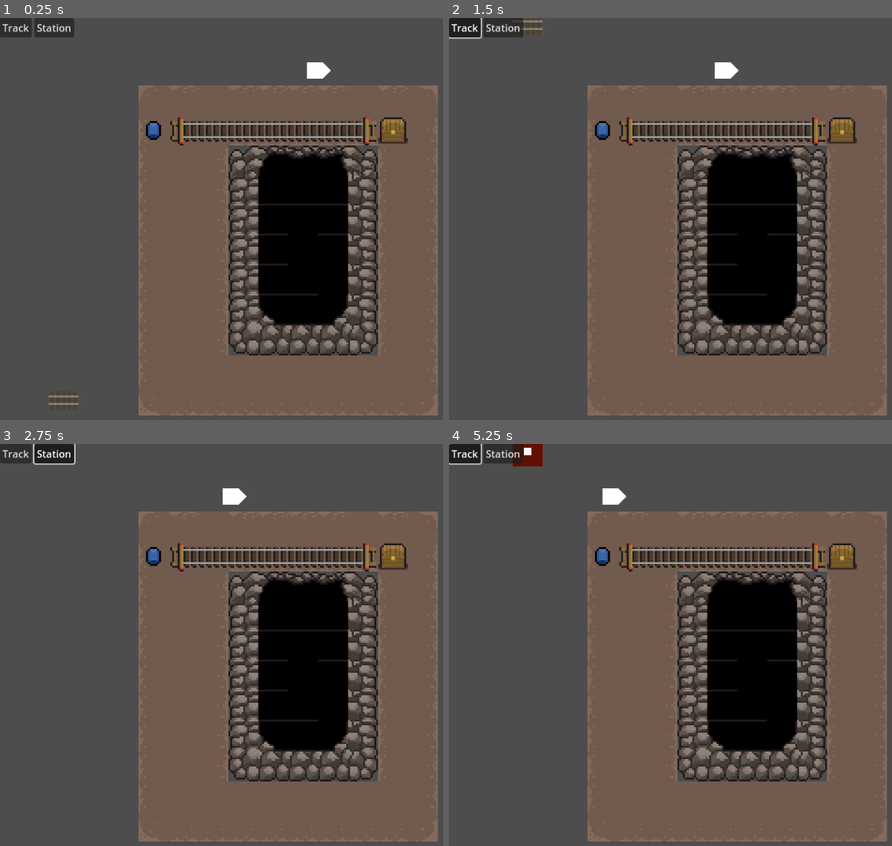
Above: before the commit, frames 1-4 (two rows, left to right).
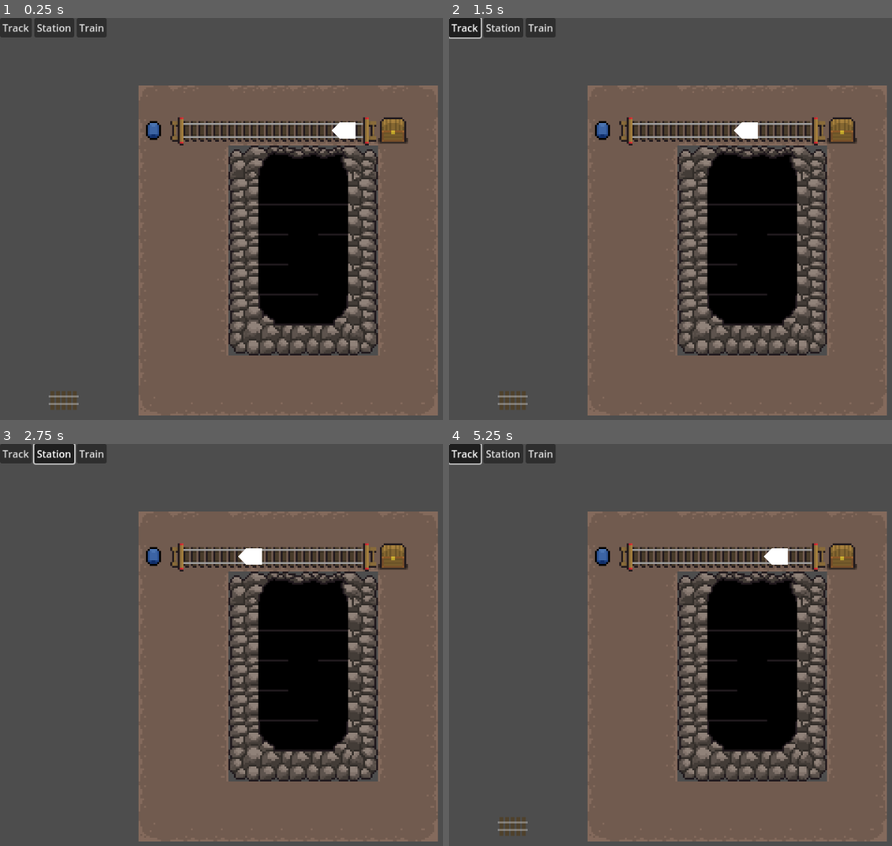
Above: after the commit, the same moments.

Repository: Godsmith/trainfinity3
Game: Godot game, scene res://scenes/game.tscn
Two runs of this game, one before a commit and one after it. Both use one fixed random seed, a clock stepped at 60 frames per second and the inputs below.
Inputs (mouse positions are in pixels of both pictures, inside the frame that each line leads up to):
- Up to frame 1 (0.25 s): no input
- Up to frame 2 (1.5 s): click (542, 26) at 0.5 s, where only the run after the commit has a clickable "Train"; click "Track" at 1.25 s
- Up to frame 3 (2.75 s): click "Station" at 2 s
- Up to frame 4 (5.25 s): click "Track" at 2.75 s; click "Station" at 3.5 s; click (542, 452) at 4.25 s, where only the run after the commit has a clickable "Train"; click "Track" at 5 s

The runs differ from the first frame. In frame 1, 0.7% of the frame differs, in the area x 17-81%, y 0-31%; in frame 2, 0.9%; in frame 3, 0.7%; in frame 4, 1.1%, in the area x 10-77%, y 0-98%.

Commit message:
Trains that travel along tracks

Diff:
--- a/scenes/game.gd
+++ b/scenes/game.gd
@@ -5,7 +5,7 @@
 var is_left_mouse_button_held_down := false
 var is_right_mouse_button_held_down := false
 var start_track_location := Vector2()
-enum GUI_STATE {NONE, TRACK, STATION}
+enum GUI_STATE {NONE, TRACK, STATION, TRAIN1, TRAIN2}
 var gui_state := GUI_STATE.NONE
 var ghost_tracks: Array[Track] = []
 var tracks: Array[Track] = []
@@ -13,7 +13,10 @@
 var astar = AStar2D.new()
 var track_scene = preload("res://scenes/track.tscn")
 const STATION = preload("res://scenes/station.tscn")
+const TRAIN = preload("res://scenes/train.tscn")
 var astar_id_from_position = {}
+var selected_station: Station = null
+
 
 
 func snap_to_grid(position: Vector2) -> Vector2:
@@ -78,14 +81,34 @@
 	add_child(station)
 
 func _station_clicked(station: Station):
-	var id1 = astar_id_from_position[station.position.round()]
-	for other_station: Station in get_tree().get_nodes_in_group("stations"):
-		station.modulate = Color(1,1,1,1)
-	for other_station: Station in get_tree().get_nodes_in_group("stations"):
-		if other_station != station:
-			var id2 = astar_id_from_position[other_station.position.round()]
-			if astar.get_point_path(id1, id2):
-				other_station.modulate = Color(0,1,0,1)
+	if gui_state == GUI_STATE.TRAIN1:
+		var id1 = astar_id_from_position[station.position.round()]
+		for other_station: Station in get_tree().get_nodes_in_group("stations"):
+			station.modulate = Color(1,1,1,1)
+		for other_station: Station in get_tree().get_nodes_in_group("stations"):
+			if other_station != station:
+				var id2 = astar_id_from_position[other_station.position.round()]
+				if astar.get_point_path(id1, id2):
+					other_station.modulate = Color(0,1,0,1)
+		selected_station = station
+		gui_state = GUI_STATE.TRAIN2
+	elif gui_state == GUI_STATE.TRAIN2:
+		var id1 = astar_id_from_position[selected_station.position.round()]
+		var id2 = astar_id_from_position[station.position.round()]
+		var point_path = astar.get_point_path(id1, id2)
+		if point_path:
+			var path = Path2D.new()
+			var curve = Curve2D.new()
+			for p in point_path:
+				curve.add_point(p)
+			path.curve = curve
+			var train = TRAIN.instantiate()
+			add_child(path)
+			path.add_child(train)
+
+
+			gui_state == GUI_STATE.NONE
+
 
 func _show_ghost_track(positions: Array[Vector2]):
 
@@ -131,3 +154,7 @@
 func _change_gui_state(new_state: GUI_STATE):
 	gui_state = new_state
 	$GhostTrack.visible = (new_state == GUI_STATE.TRACK)
+
+
+func _on_trainbutton_toggled(toggled_on: bool) -> void:
+	_change_gui_state(GUI_STATE.TRAIN1 if toggled_on else GUI_STATE.NONE)
--- a/scenes/game.tscn
+++ b/scenes/game.tscn
@@ -1,8 +1,7 @@
-[gd_scene load_steps=13 format=4 uid="uid://bdv5fulluq6xw"]
+[gd_scene load_steps=11 format=4 uid="uid://bdv5fulluq6xw"]
 
 [ext_resource type="Script" uid="uid://cbs73qrun6sj4" path="res://scenes/game.gd" id="1_lbhrr"]
 [ext_resource type="Texture2D" uid="uid://c8ws7f0mlru37" path="res://assets/sprites/caves-rails-tileset-beta-1.0.png" id="1_uwrxv"]
-[ext_resource type="Script" uid="uid://juoq1qphgy3e" path="res://scenes/path_follow_2d.gd" id="2_lnu2h"]
 [ext_resource type="PackedScene" uid="uid://b2t1f8rkw52mt" path="res://scenes/train.tscn" id="2_yqjtg"]
 [ext_resource type="PackedScene" uid="uid://rq8dlyspro46" path="res://scenes/track.tscn" id="5_iywne"]
 
@@ -482,10 +481,6 @@
 }
 point_count = 2
 
-[sub_resource type="GDScript" id="GDScript_lbhrr"]
-script/source = "extends Node2D
-"
-
 [sub_resource type="ButtonGroup" id="ButtonGroup_lbhrr"]
 
 [node name="Game" type="Node2D"]
@@ -508,16 +503,9 @@
 [node name="Path2D" type="Path2D" parent="."]
 curve = SubResource("Curve2D_yqjtg")
 
-[node name="PathFollow2D" type="PathFollow2D" parent="Path2D"]
+[node name="Train" parent="Path2D" instance=ExtResource("2_yqjtg")]
 position = Vector2(68, -40)
 rotation = 3.14159
-loop = false
-script = ExtResource("2_lnu2h")
-
-[node name="Train" parent="Path2D/PathFollow2D" instance=ExtResource("2_yqjtg")]
-position = Vector2(16, 32)
-rotation = 3.14159
-script = SubResource("GDScript_lbhrr")
 
 [node name="CanvasLayer" type="CanvasLayer" parent="."]
 
@@ -537,9 +525,16 @@
 button_group = SubResource("ButtonGroup_lbhrr")
 text = "Station"
 
+[node name="TrainButton" type="Button" parent="CanvasLayer/HBoxContainer"]
+layout_mode = 2
+toggle_mode = true
+button_group = SubResource("ButtonGroup_lbhrr")
+text = "Train"
+
 [node name="GhostTrack" parent="." instance=ExtResource("5_iywne")]
 modulate = Color(1, 1, 1, 0.501961)
 position = Vector2(-88, 104)
 
 [connection signal="toggled" from="CanvasLayer/HBoxContainer/TrackButton" to="." method="_on_trackbutton_toggled"]
 [connection signal="toggled" from="CanvasLayer/HBoxContainer/StationButton" to="." method="_on_stationbutton_toggled"]
+[connection signal="toggled" from="CanvasLayer/HBoxContainer/TrainButton" to="." method="_on_trainbutton_toggled"]
--- a/scenes/path_follow_2d.gd
+++ /dev/null
@@ -1,17 +0,0 @@
-extends PathFollow2D
-
-var speed = 0.2
-var last_progress_ratio = 0.0
-
-func _ready():
-	pass
-
-func _process(delta):
-	loop_movement(delta)
-
-func loop_movement(delta: Variant):
-	progress_ratio += delta * speed
-	if progress_ratio == last_progress_ratio:
-		speed *= -1
-
-	last_progress_ratio = progress_ratio
--- /dev/null
+++ b/scenes/train.gd
@@ -0,0 +1,21 @@
+extends PathFollow2D
+
+class_name Train
+
+var speed = 20
+var last_progress = 0.0
+
+func _ready():
+	print("hello from train")
+	pass
+
+func _process(delta):
+	loop_movement(delta)
+
+func loop_movement(delta: Variant):
+	progress
+	progress += delta * speed
+	if progress == last_progress:
+		speed *= -1
+
+	last_progress = progress_ratio
--- a/scenes/train.tscn
+++ b/scenes/train.tscn
@@ -1,6 +1,9 @@
-[gd_scene format=3 uid="uid://b2t1f8rkw52mt"]
+[gd_scene load_steps=2 format=3 uid="uid://b2t1f8rkw52mt"]
 
-[node name="Train" type="Node2D"]
+[ext_resource type="Script" uid="uid://bw0hnr0olk1oj" path="res://scenes/train.gd" id="1_68jl8"]
+
+[node name="Train" type="PathFollow2D"]
+script = ExtResource("1_68jl8")
 
 [node name="Polygon2D" type="Polygon2D" parent="."]
 position = Vector2(-7, 0)
Not shown, removed: scenes/path_follow_2d.gd.uid
Not shown, added: scenes/train.gd.uid
